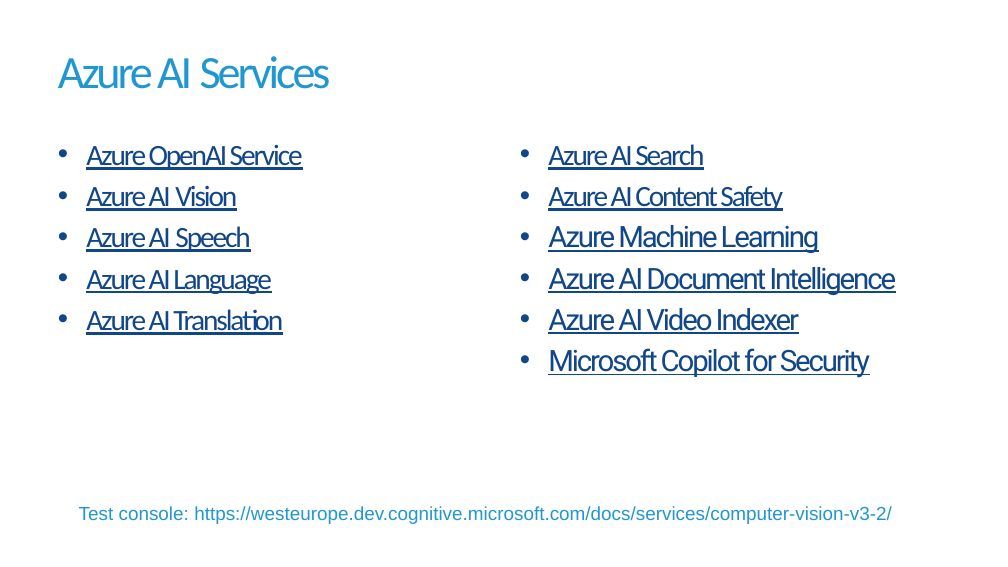
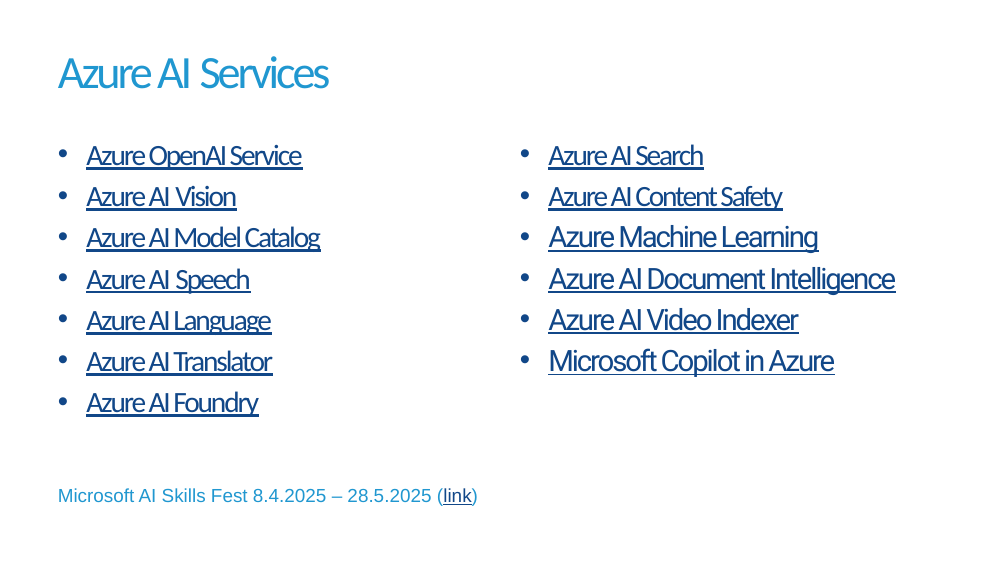
Before and after one commit to havit/CloudApplicationsDevelopment, a slide deck: slide 2 of Lab8-CognitiveServices/Cognitive-services.pptx. Drawn at 1008x567 pixels with LibreOffice and Linux fonts; fonts in the diff are those of the drawing; background and template pictures are left out. Boxes give left, top, right and bottom in pixels: in the first picture for what was removed or moved away, otherwise in the second. Text is boxed around its words. In the diff, an @@ line names an element or a change of style, - is before the commit and + after.

Commit message:
Lab 8 - Cognitive Services update

```diff
--- a/Lab8-CognitiveServices/Cognitive-services.pptx
+++ b/Lab8-CognitiveServices/Cognitive-services.pptx
@@ text at bbox=[86, 226, 321, 252]: paragraph added @@
+• Azure AI Model Catalog
@@ text at bbox=[86, 350, 273, 417]: text changed @@
-• Azure AI Translation
+• Azure AI Translator
+• Azure AI Foundry
@@ text at bbox=[548, 348, 835, 377]: text changed @@
-• Microsoft Copilot for Security
+• Microsoft Copilot in Azure
@@ text added at bbox=[58, 488, 478, 506], 18 pt, text #2097D0 @@
+Microsoft AI Skills Fest 8.4.2025 – 28.5.2025 (link)
@@ text removed at bbox=[79, 506, 892, 524] @@
-Test console: https://westeurope.dev.cognitive.microsoft.com/docs/services/computer-vision-v3-2/
```
Also in this commit, not shown: 3 other slides changed, 6 other files.
